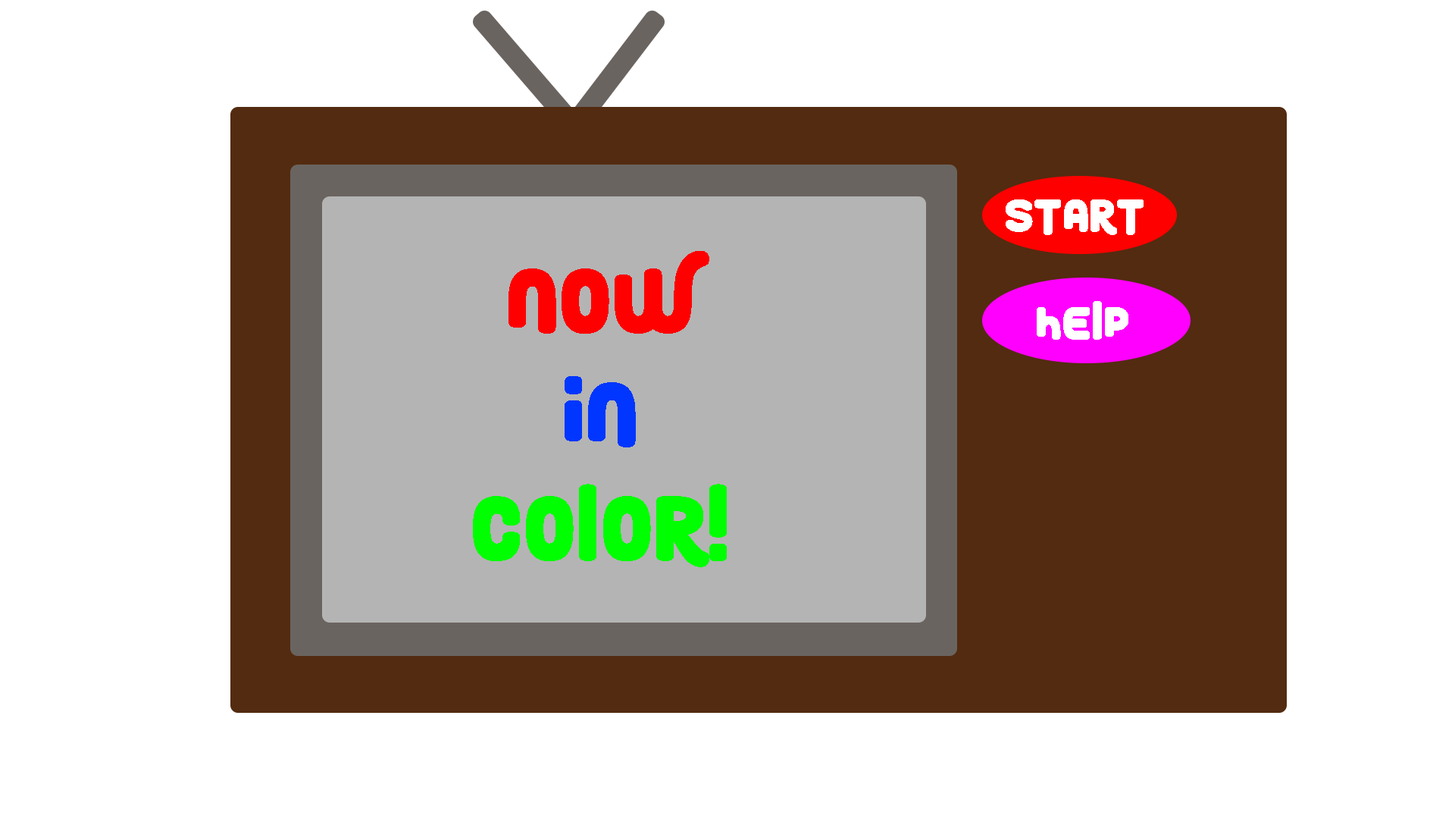
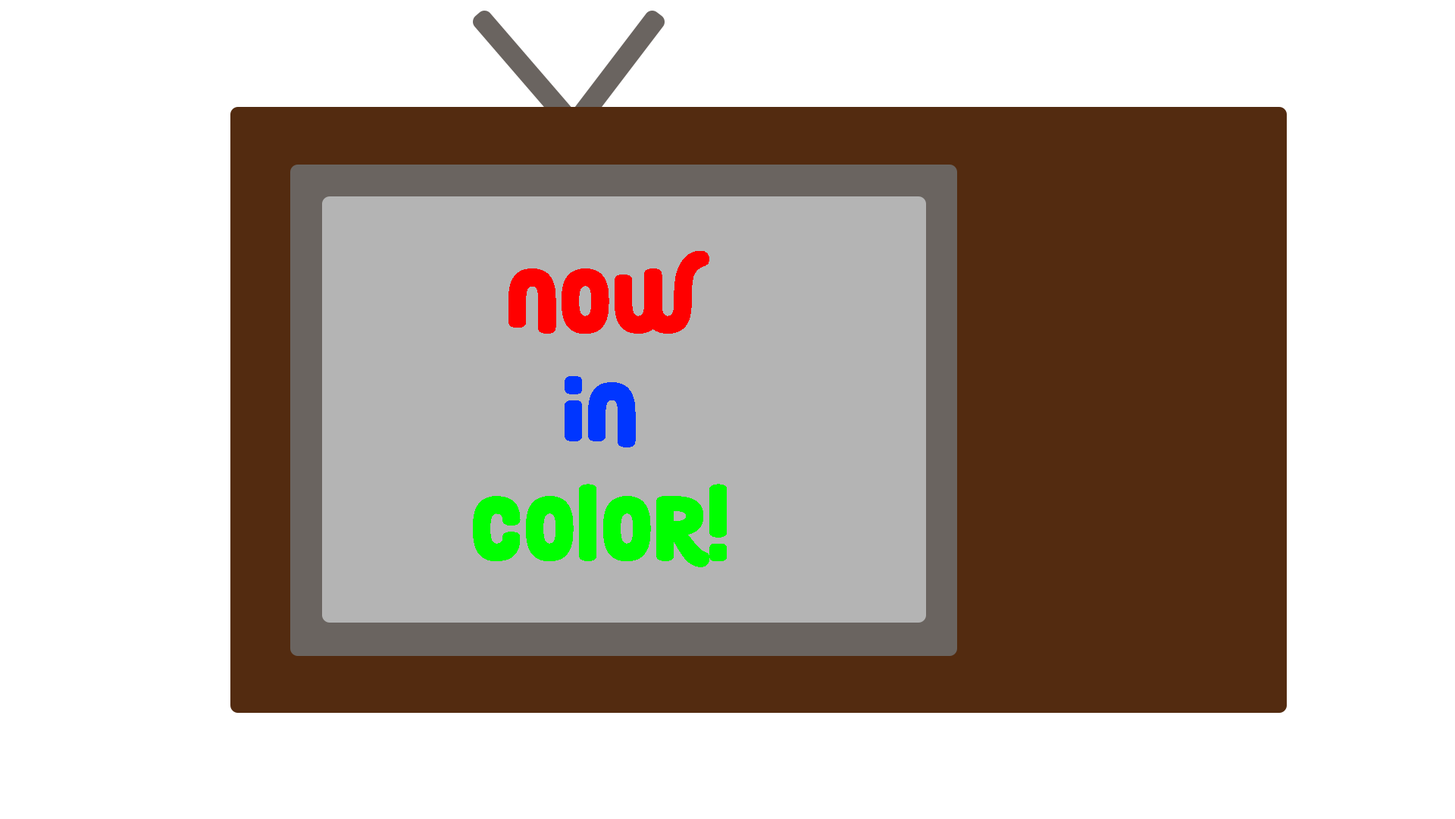
Before/after of a w=1455, h=819 layered artwork. What changed in the layer stack:
hid "Help" over (1036, 300, 1129, 340)
hid "Ellipse 6" over (982, 277, 1191, 364)
hid "Start" over (1005, 199, 1144, 235)
hid "Ellipse 4", painted on it over (982, 175, 1178, 254)
